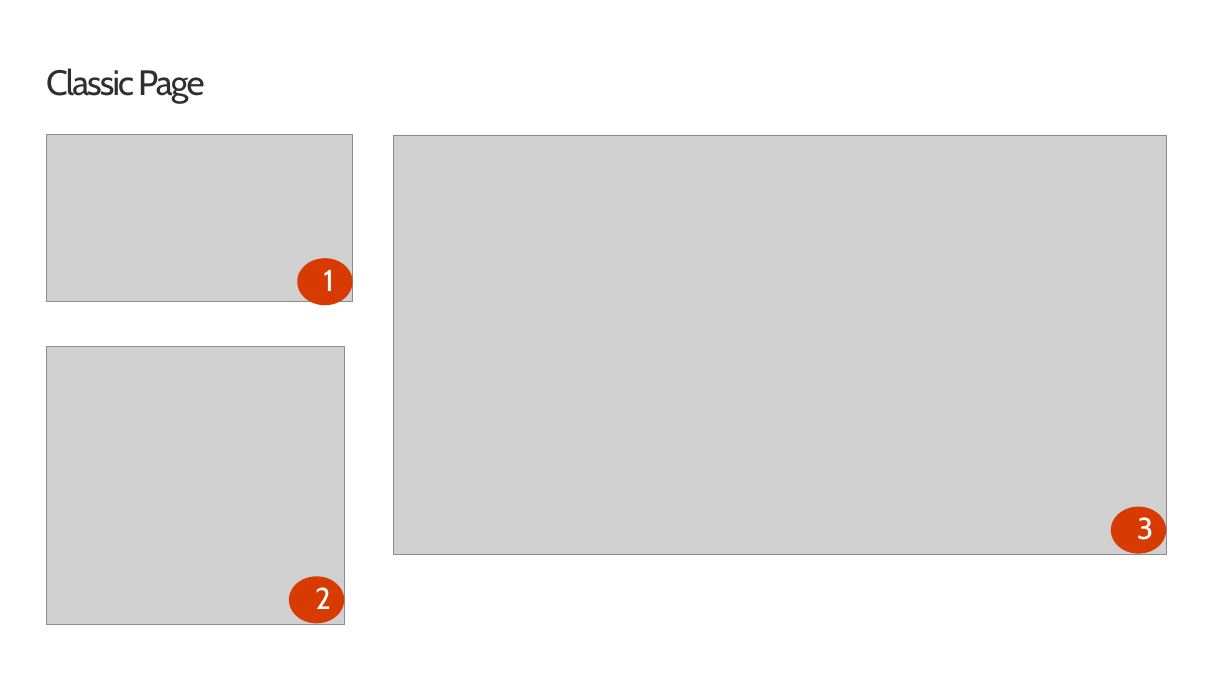
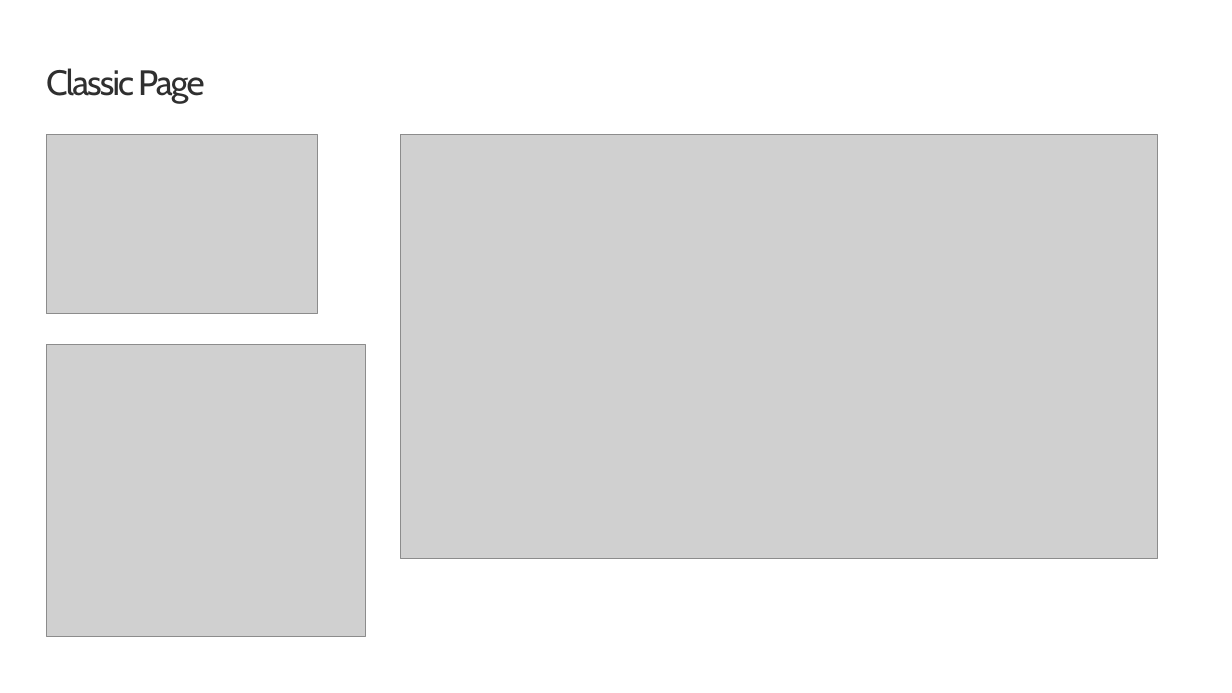
Before and after one commit to renahorton218/SharePoint-spfx-web-parts, a slide deck: slide 7 of 02-testing.pptx. Drawn at 1232x693 pixels with LibreOffice and Linux fonts; fonts in the diff are those of the drawing; grey boxes stand for pictures; background and template pictures are left out. Boxes give left, top, right and bottom in pixels: in the first picture for what was removed or moved away, otherwise in the second. Text is boxed around its words. In the diff, an @@ line names an element or a change of style, - is before the commit and + after.

```diff
--- a/02-testing.pptx
+++ b/02-testing.pptx
@@ picture resized from (x1=46, y1=135, x2=352, y2=302) to (x1=46, y1=135, x2=317, y2=314) @@
@@ picture resized from (x1=393, y1=135, x2=1166, y2=555) to (x1=400, y1=135, x2=1158, y2=558) @@
@@ ellipse removed at (x1=297, y1=258, x2=352, y2=305) @@
-1
@@ picture resized from (x1=46, y1=346, x2=344, y2=624) to (x1=46, y1=345, x2=366, y2=637) @@
@@ ellipse removed at (x1=1111, y1=506, x2=1166, y2=553) @@
-3
@@ ellipse removed at (x1=289, y1=576, x2=344, y2=623) @@
-2
```
Also in this commit, not shown: 6 other slides changed.
